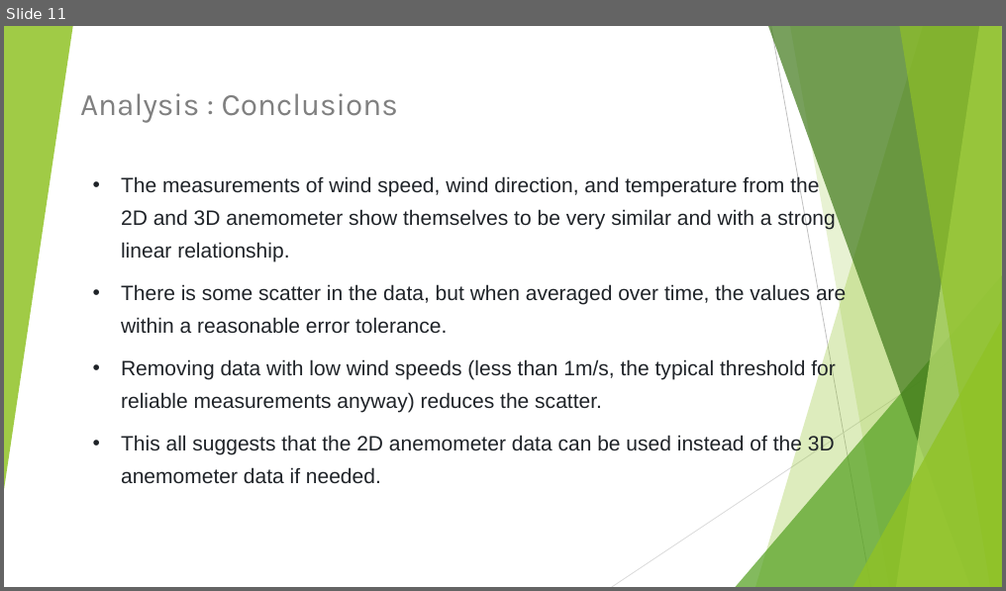
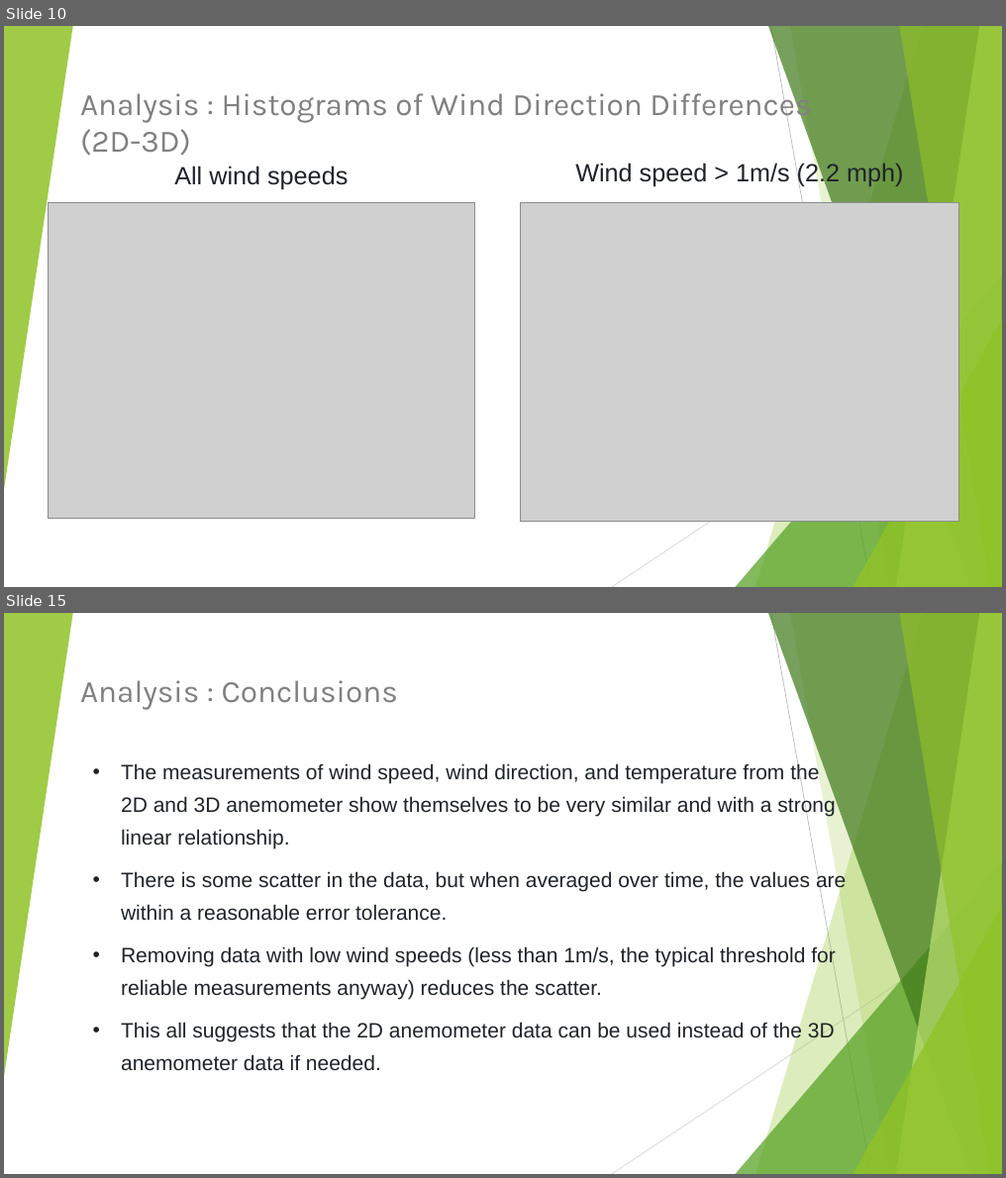
Before and after one commit to sabegg2/Project3, a slide deck: presentation/Project3PowerPoint.pptx. Shown one above the other, each under a label of ours: slide 11 before the commit, slides 10 and 15 after it; the slides between them are not shown. The pictures are 1006x591 and 1006x1178 pixels, drawn with LibreOffice and Linux fonts; fonts in the diff are those of the drawing; grey boxes stand for pictures; background and template pictures are left out. Boxes give left, top, right and bottom in pixels: in the first picture for what was removed or moved away, otherwise in the second. Text is boxed around its words. In the diff, an @@ line names an element or a change of style, - is before the commit and + after.

Commit message:
updated powerpoint

```diff
--- a/presentation/Project3PowerPoint.pptx
+++ b/presentation/Project3PowerPoint.pptx
@@ slide 10 added at [4, 26, 1002, 587], background picture (left out); not listed: 10 template elements that a slide beside it also shows @@
@@ subtitle added at [80, 87, 811, 156], 30 pt, text #808080 @@
+Analysis : Histograms of Wind Direction Differences (2D-3D)
@@ text added at [174, 166, 348, 190], 24 pt, text #1F2328 @@
+All wind speeds
@@ text added at [575, 162, 903, 187], 24 pt, text #1F2328 @@
+Wind speed > 1m/s (2.2 mph)
@@ picture added at [48, 202, 475, 519] @@
@@ picture added at [520, 202, 959, 522] @@
@@ what was slide 11 is now slide 15 @@
```
Also in this commit, not shown: 1 slide changed, 4 other slides added, 1 slide removed, 1 other file.
